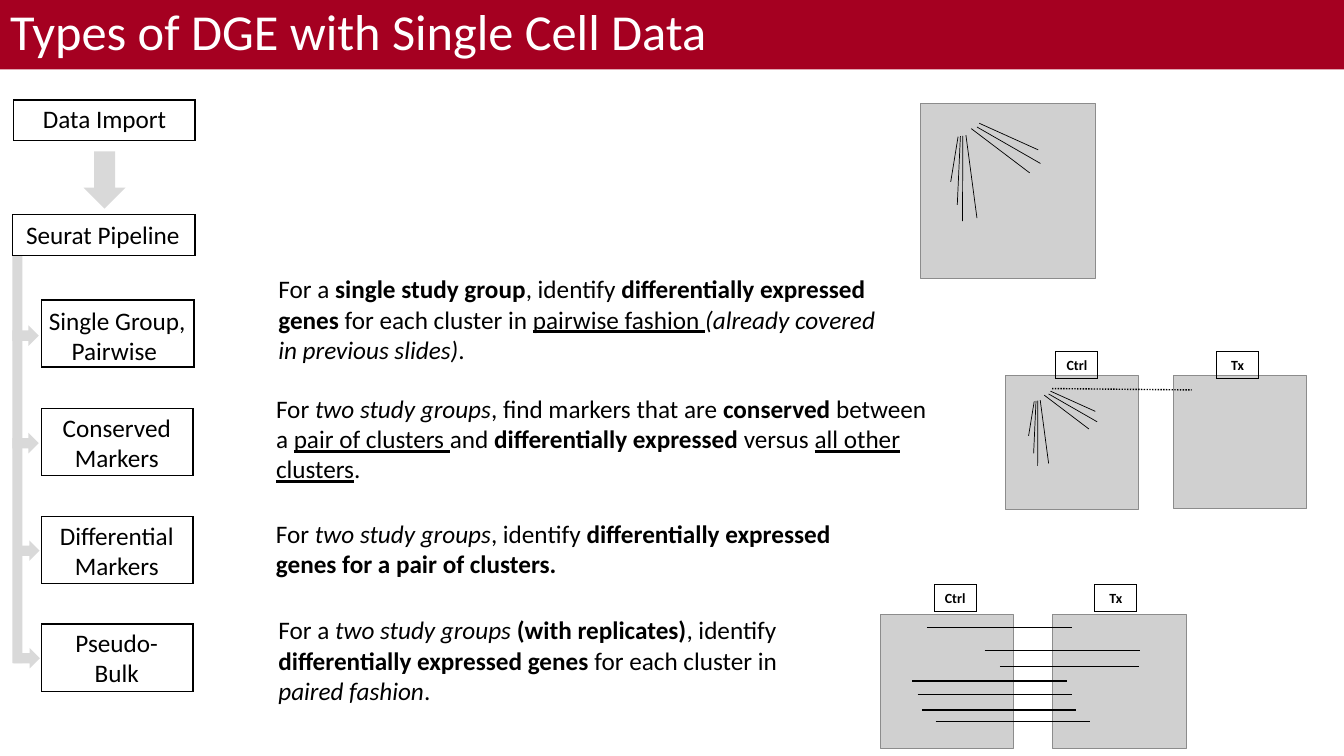
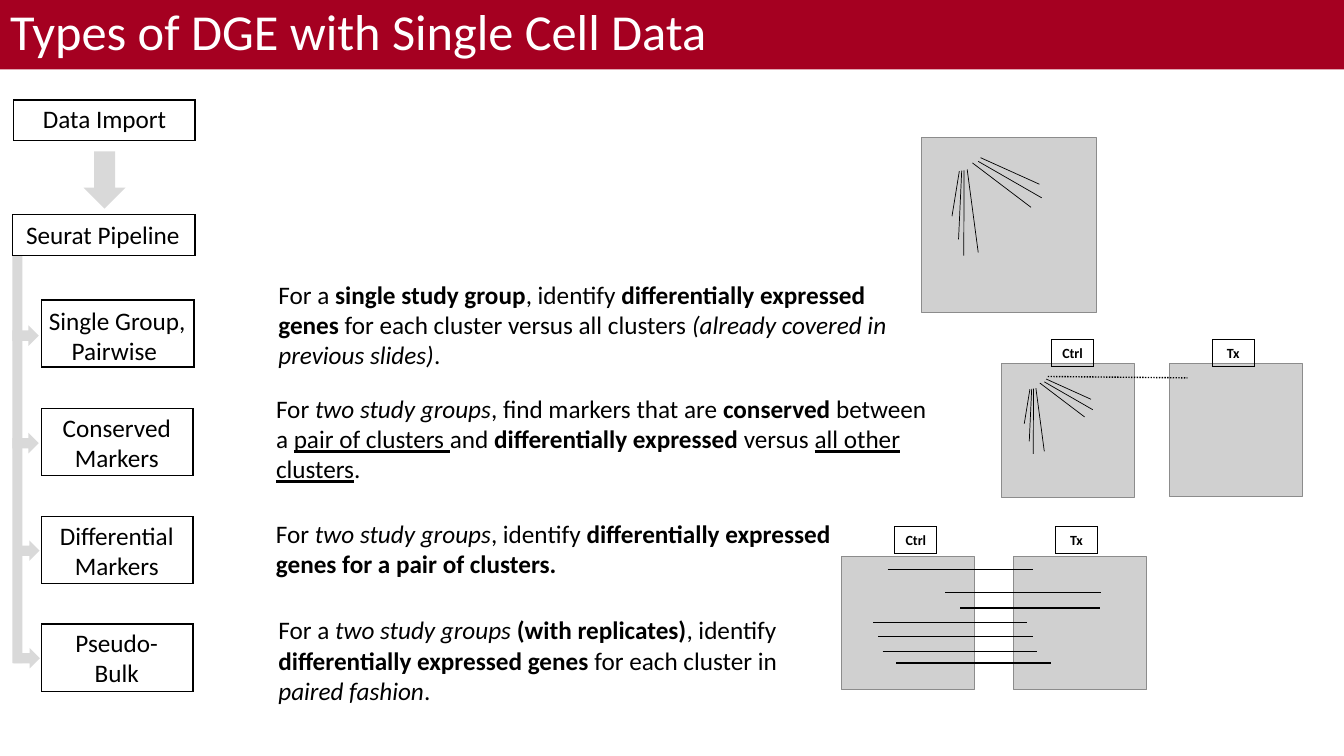
Before and after one commit to bacorli2/scrna_workshop, a slide deck: slide 2 of M5_Seurat_DGE_and_Exploratory/M5_Seurat_DGE_Exploratory.pptx. Drawn at 1344x756 pixels with LibreOffice and Linux fonts; fonts in the diff are those of the drawing; grey boxes stand for pictures; background and template pictures are left out. Boxes give left, top, right and bottom in pixels: in the first picture for what was removed or moved away, otherwise in the second. Text is boxed around its words. In the diff, an @@ line names an element or a change of style, - is before the commit and + after.

```diff
--- a/M5_Seurat_DGE_and_Exploratory/M5_Seurat_DGE_Exploratory.pptx
+++ b/M5_Seurat_DGE_and_Exploratory/M5_Seurat_DGE_Exploratory.pptx
@@ 7 lines, 1 picture: place and size @@
-7 lines, 1 picture at [921, 104, 1095, 278]
+7 lines, 1 picture at [922, 138, 1096, 313]
@@ text at [278, 286, 886, 368]: text changed @@
-For a single study group, identify differentially expressed genes for each cluster in pairwise fashion (already covered in previous slides).
+For a single study group, identify differentially expressed genes for each cluster versus all clusters (already covered in previous slides).
@@ 8 lines, 2 pictures, 2 rectangles: place and size @@
-8 lines, 2 pictures, 2 rectangles at [1006, 352, 1307, 509]
+8 lines, 2 pictures, 2 rectangles at [1001, 340, 1303, 497]
@@ 7 lines, 2 pictures, 2 rectangles: place and size @@
-7 lines, 2 pictures, 2 rectangles at [880, 585, 1186, 748]
+7 lines, 2 pictures, 2 rectangles at [841, 526, 1146, 690]
```
Also in this commit, not shown: 9 other slides changed, 1 slide removed, 2 other files.
